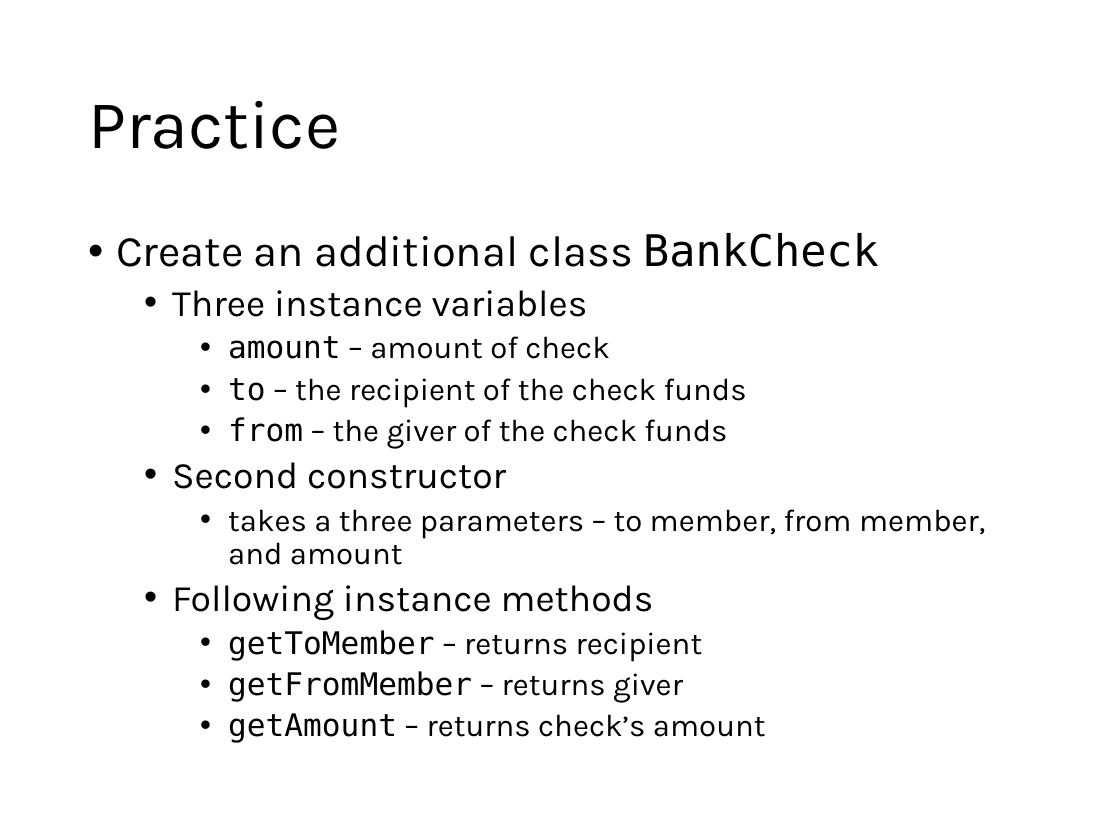
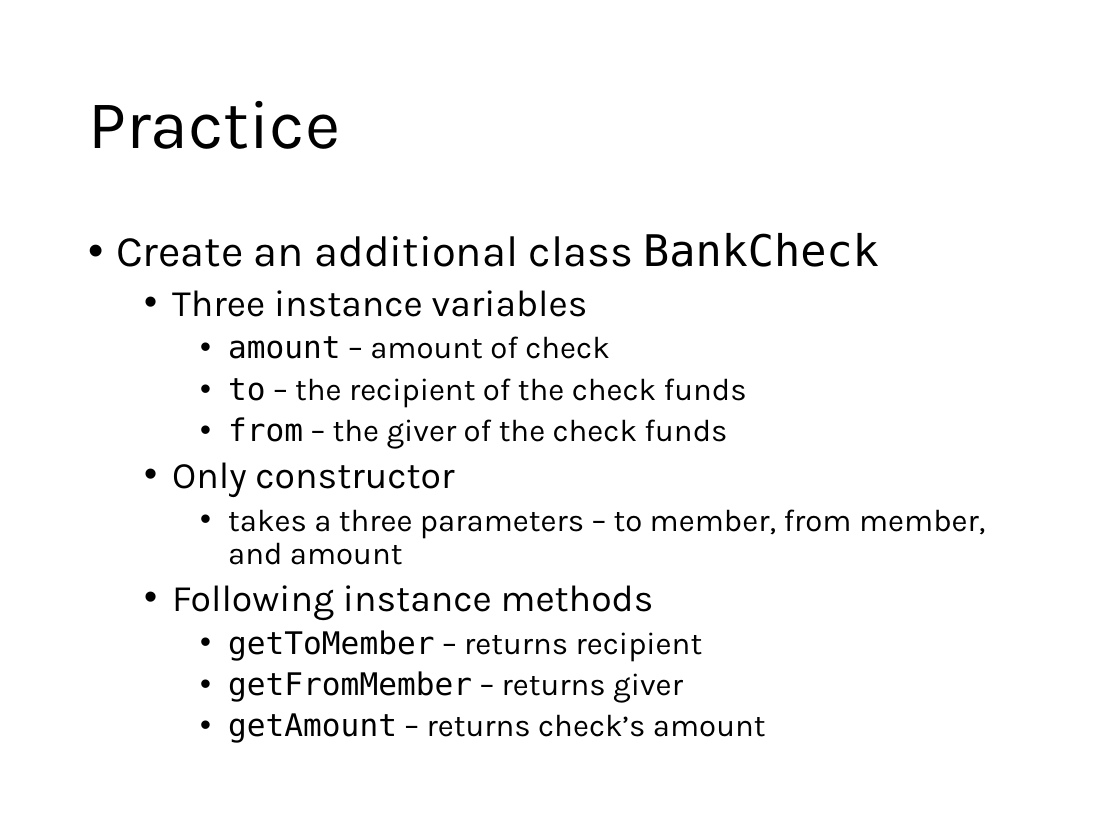
Before and after one commit to CSBSJU/CSCI-160, a slide deck: slide 6 of assets/slides/classes/slides.pptx. Drawn at 1120x840 pixels with LibreOffice and Linux fonts; fonts in the diff are those of the drawing. Boxes give left, top, right and bottom in pixels: in the first picture for what was removed or moved away, otherwise in the second. Text is boxed around its words. In the diff, an @@ line names an element or a change of style, - is before the commit and + after.

```diff
--- a/assets/slides/classes/slides.pptx
+++ b/assets/slides/classes/slides.pptx
@@ text at <box>172,462,454,497</box>: text changed @@
-  • Second constructor
+  • Only constructor
```
Also in this commit, not shown: 1 other slide changed, 2 slides added.
